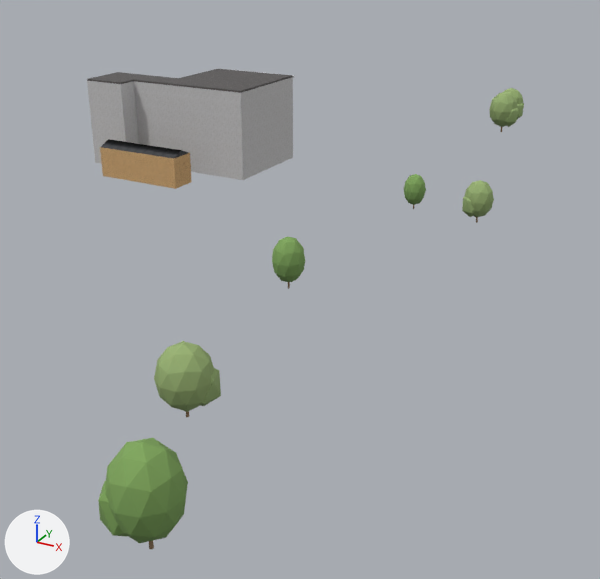
The glTF model viewer/districts/2030-haven/chunks/c_16_-15.glb as it was, and as the next commit left it.
The view is the same before and after, from a camera (50 mm lens) standing at (4218.1, -3817.4, 51.3) and looking at (4145.3, -3685.0, -14.8). The axes (+X, +Y, +Z) are drawn at lower left. The lights are the same throughout. The older version comes first. Where no turn or scale is listed for an object, it has been applied to the vertices. Vertices at exactly the same position are counted once.

Objects in the first picture: 'bldg_516606797', 'bldg_516606797_roof', 'bldg_516606798', 'bldg_516606798_roof', 'tree_round_0', 'tree_round_0.001', 'tree_round_0.002', 'tree_round_1', 'tree_round_1.001', 'tree_round_1.002', 'tree_round_1.003'.
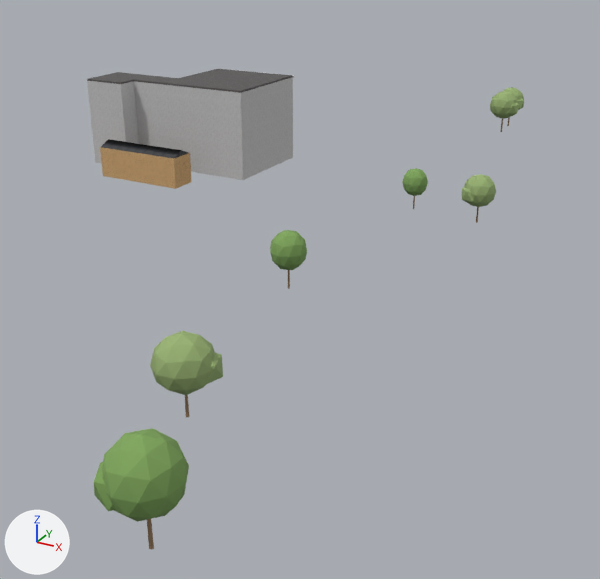
Diff of the bpy script that builds the scene:
```diff
--- a/viewer/districts/2030-haven/chunks/c_16_-15.glb.py
+++ b/viewer/districts/2030-haven/chunks/c_16_-15.glb.py
@@ me_tree_round_1 @@
 # used by ob_tree_round_1; parent = ob_trees_16__15_0; location = (0.0192, -0.0711, 5.235); rotation_euler = (0.0, 0.0, -1.307), in degrees (0, 0, -75); scale = (5.21, 5.21, 5.24)
-me_tree_round_1.from_pydata(...)  # 66 vertices, 120 faces; spans x -0.68..0.68, y -0.7..0.7, z -1.0..1.0
+me_tree_round_1.from_pydata(...)  # 66 vertices, 120 faces; spans x -0.67..0.67, y -0.69..0.69, z -1.0..1.0
+# me_tree_round_1 part 1: the loose piece of 42 vertices spanning x -0.68..0.65, y -0.7..0.7, z -0.76..1.0 is scaled about its middle by (0.989, 0.989, 0.767), then moved by (0.0, 0.0, 0.21)
+# me_tree_round_1 part 2: the loose piece of 12 vertices spanning x -0.17..0.68, y -0.13..0.68, z -0.72..0.52 is scaled about its middle by (0.989, 0.989, 0.712), then moved by (0.0, 0.0, 0.32)
+# me_tree_round_1 part 3
+for i in [7, 8, 14, 20, 27, 29]: me_tree_round_1.vertices[i].co += Vector((0.0, 0.0, -0.35))
 me_tree_round_1.materials.append(mat_tree_vc)
@@ me_tree_round_0 @@
 # used by ob_tree_round_0; parent = ob_trees_16__15_1; location = (4.523, -81.88, 3.55); rotation_euler = (0.0, 0.0, 0.704), in degrees (0, 0, 40); scale = (3.09, 3.09, 3.55)
-me_tree_round_0.from_pydata(...)  # 66 vertices, 120 faces; spans x -0.68..0.68, y -0.7..0.7, z -1.0..1.0
+me_tree_round_0.from_pydata(...)  # 66 vertices, 120 faces; spans x -0.67..0.67, y -0.69..0.69, z -1.0..1.0
+# me_tree_round_0 part 4: the loose piece of 42 vertices spanning x -0.68..0.65, y -0.7..0.7, z -0.76..1.0 is scaled about its middle by (0.989, 0.989, 0.767), then moved by (0.0, 0.0, 0.21)
+# me_tree_round_0 part 5: the loose piece of 12 vertices spanning x -0.17..0.68, y -0.13..0.68, z -0.72..0.52 is scaled about its middle by (0.989, 0.989, 0.712), then moved by (0.0, 0.0, 0.32)
+# me_tree_round_0 part 6
+for i in [7, 8, 14, 20, 27, 29]: me_tree_round_0.vertices[i].co += Vector((0.0, 0.0, -0.35))
 me_tree_round_0.materials.append(mat_tree_vc)
@@ ob_tree_round_1_002 @@
 ob_tree_round_1_002.parent = ob_trees_16__15_0
-ob_tree_round_1_002.location = (17.8, -83.66, 4.08)
+ob_tree_round_1_002.location = (17.8, -83.66, 4.645)
 ob_tree_round_1_002.rotation_euler = (0.0, 0.0, -3.072)  # degrees (0, 0, -176)
-ob_tree_round_1_002.scale = (3.93, 3.93, 4.08)
+ob_tree_round_1_002.scale = (4.42, 4.42, 4.64)
@@ ob_tree_round_1_003 @@
 ob_tree_round_1_003.parent = ob_trees_16__15_0
-ob_tree_round_1_003.location = (10.15, -165.1, 4.665)
+ob_tree_round_1_003.location = (10.15, -165.1, 5.236)
 ob_tree_round_1_003.rotation_euler = (0.0, 0.0, -0.295)  # degrees (0, 0, -17)
-ob_tree_round_1_003.scale = (4.89, 4.89, 4.67)
+ob_tree_round_1_003.scale = (5.37, 5.37, 5.24)
@@ ob_tree_round_0 @@
 ob_tree_round_0.parent = ob_trees_16__15_1
-ob_tree_round_0.location = (4.523, -81.88, 3.55)
+ob_tree_round_0.location = (4.528, -81.88, 4.114)
 ob_tree_round_0.rotation_euler = (0.0, 0.0, 0.704)  # degrees (0, 0, 40)
-ob_tree_round_0.scale = (3.09, 3.09, 3.55)
+ob_tree_round_0.scale = (3.57, 3.57, 4.11)
@@ ob_tree_round_0_001 @@
 ob_tree_round_0_001.parent = ob_trees_16__15_1
-ob_tree_round_0_001.location = (20.06, -184.4, 5.625)
+ob_tree_round_0_001.location = (20.05, -184.4, 6.004)
 ob_tree_round_0_001.rotation_euler = (0.0, 0.0, 3.035)  # degrees (0, 0, 174)
-ob_tree_round_0_001.scale = (5.23, 5.23, 5.62)
+ob_tree_round_0_001.scale = (5.56, 5.56, 6.0)
@@ ob_tree_round_0_002 @@
 ob_tree_round_0_002.parent = ob_trees_16__15_1
-ob_tree_round_0_002.location = (2.201, -127.7, 4.225)
+ob_tree_round_0_002.location = (2.203, -127.7, 4.731)
 ob_tree_round_0_002.rotation_euler = (0.0, 0.0, 1.156)  # degrees (0, 0, 66)
-ob_tree_round_0_002.scale = (3.73, 3.73, 4.22)
+ob_tree_round_0_002.scale = (4.17, 4.17, 4.73)
```

Changed parts and their boxes (x1, y1, x2, y2) in the pictures (600 x 579 px; the box of a moved part takes in the faces that stretch with it):
'tree_round_0.001', reshaped, moved, rescaled (10% taller)
    before: (98, 438, 188, 549)
    after: (94, 428, 189, 550)
'tree_round_1.003', reshaped, moved, rescaled (9% wider, 13% taller)
    before: (154, 341, 221, 417)
    after: (150, 331, 223, 417)
'tree_round_0.002', reshaped, moved, rescaled (12% wider, 13% taller)
    before: (272, 237, 305, 289)
    after: (270, 230, 307, 289)
'tree_round_1.002', reshaped, moved, rescaled (6% wider, 14% taller)
    before: (462, 180, 494, 223)
    after: (462, 174, 496, 223)
'tree_round_1.001', reshaped
    before: (489, 92, 519, 132)
    after: (490, 91, 520, 132)
'tree_round_0', reshaped, moved, rescaled (17% wider, 17% taller)
    before: (404, 174, 426, 209)
    after: (402, 168, 428, 209)
'tree_round_1', reshaped
    before: (504, 88, 524, 119)
    after: (502, 87, 524, 126)
part 1 of me_tree_round_1, moved or reshaped
    before: (154, 88, 524, 412)
    after: (150, 87, 524, 395)
part 2 of me_tree_round_1, moved or reshaped
    before: (201, 103, 524, 406)
    after: (204, 99, 524, 385)
part 3 of me_tree_round_1, moved or reshaped (mostly hidden)
    before: (186, 127, 502, 417)
    after: (185, 117, 510, 417)
part 4 of me_tree_round_0, moved or reshaped
    before: (105, 174, 426, 543)
    after: (102, 168, 428, 522)
part 5 of me_tree_round_0, moved or reshaped
    before: (98, 481, 127, 537)
    after: (94, 462, 116, 511)
part 6 of me_tree_round_0, moved or reshaped (mostly hidden)
    before: (149, 205, 414, 549)
    after: (147, 196, 415, 550)
